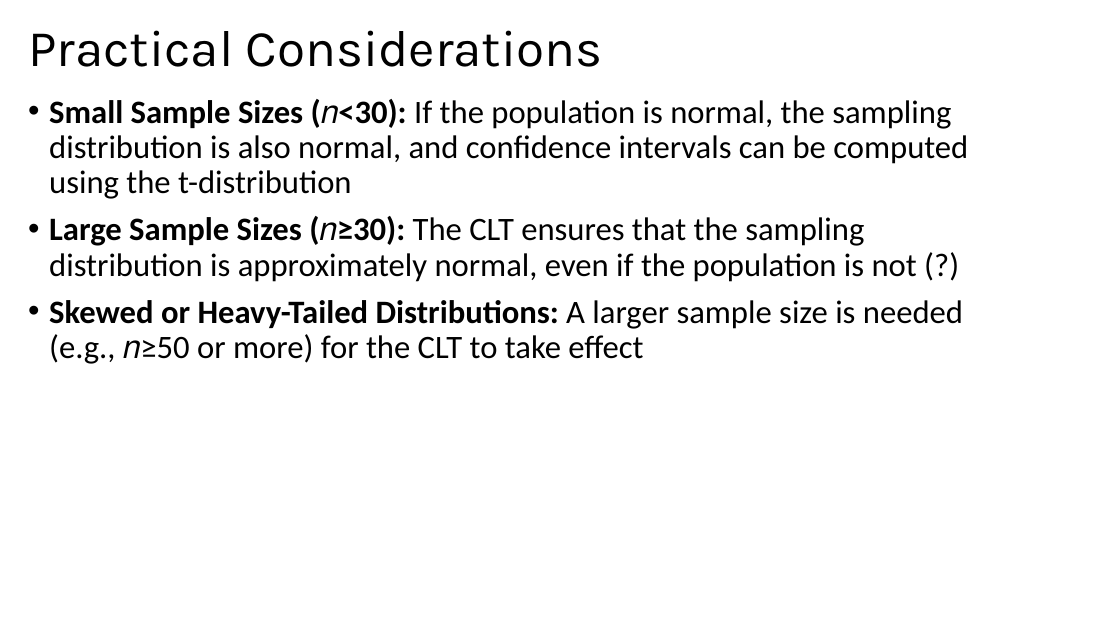
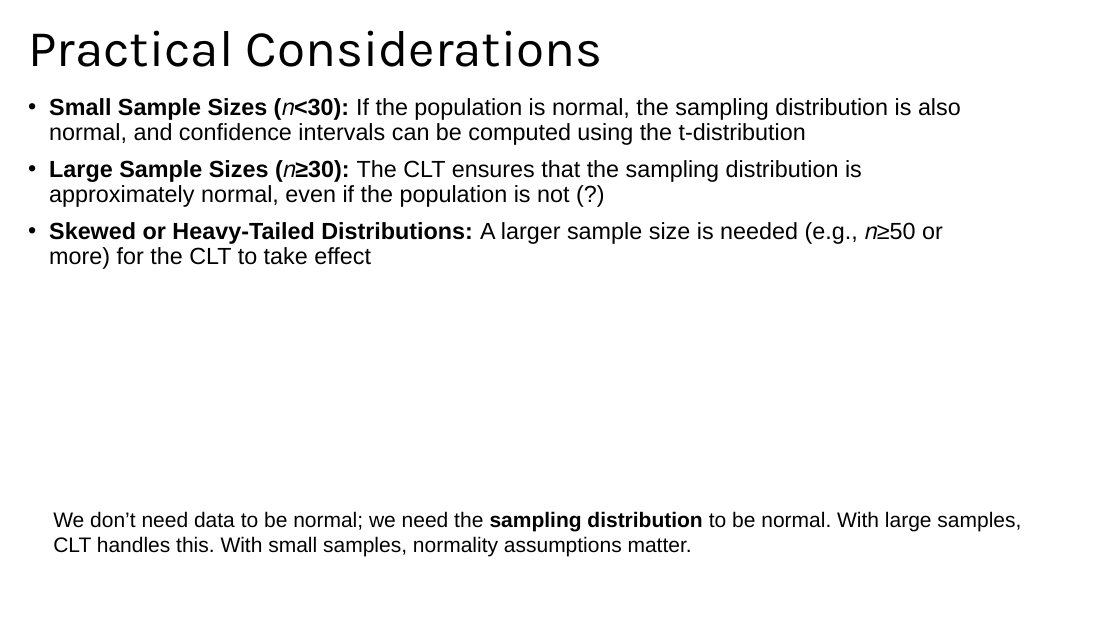
Before and after one commit to issues-osu/statsii-spring2026, a slide deck: slide 27 of slides/dummy/dummy_vars2026.pptx (slide 20 before the commit). Drawn at 1120x630 pixels with LibreOffice and Linux fonts; fonts in the diff are those of the drawing. Boxes give left, top, right and bottom in pixels: in the first picture for what was removed or moved away, otherwise in the second. Text is boxed around its words. In the diff, an @@ line names an element or a change of style, - is before the commit and + after.

```diff
--- a/slides/dummy/dummy_vars2026.pptx
+++ b/slides/dummy/dummy_vars2026.pptx
@@ text "Small Sample Sizes (𝑛<30): If ..." at [49,98,961,269]: size 28 to 20 pt, font Calibri to Arial @@
@@ text added at [53,511,1021,557], 18 pt, text #000000 @@
+We don’t need data to be normal; we need the sampling distribution to be normal. With large samples, CLT handles this. With small samples, normality assumptions matter.
```
Also in this commit, not shown: 15 other slides changed, 7 slides added, 3 other files.
